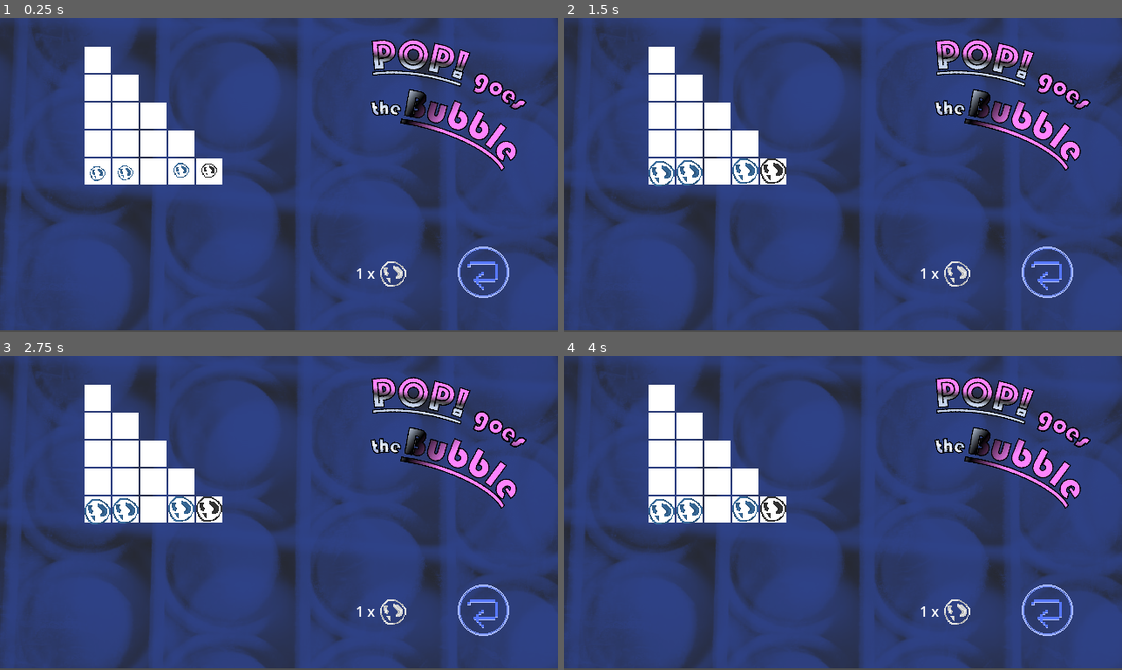
Above: before the commit, frames 1-4 (two rows, left to right).
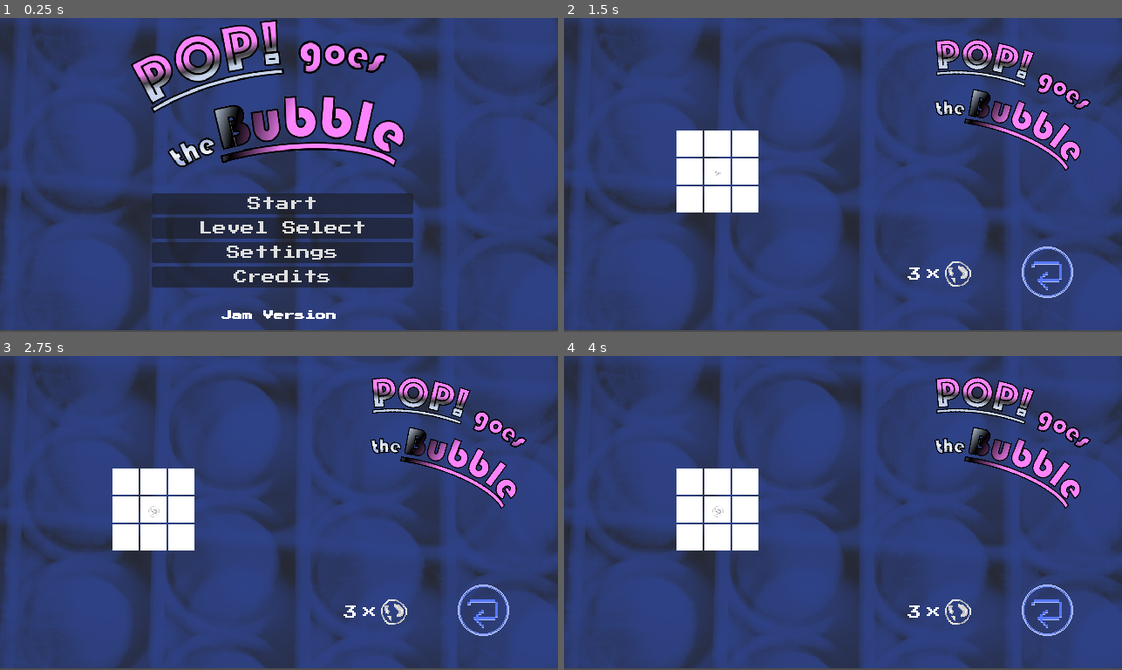
Above: after the commit, the same moments.

Repository: kaiec/ggj25-bubble-game
Game: Godot game, scene res://gamemanager/gamemanager.tscn
Two runs of this game, one before a commit and one after it. Both use one fixed random seed, a clock stepped at 60 frames per second and the inputs below.
Inputs (mouse positions are in pixels of both pictures, inside the frame that each line leads up to):
- Up to frame 1 (0.25 s): no input
- Up to frame 2 (1.5 s): click (848, 203) at 0.5 s, where only the run after the commit has a clickable "Start"; click (843, 294) at 1.25 s, where only the run after the commit has a clickable "Continue"
- Up to frame 3 (2.75 s): tap Enter at 2 s; move the mouse to (401, 497) at 2.02 s; hold D (move_right) from 2.03 s (still down); click (401, 497) at 2.1 s
- Up to frame 4 (4 s): move the mouse to (731, 528) at 2.77 s; release D (move_right) at 2.78 s; hold S (move_down) 2.78-3.53 s; click (731, 528) at 2.85 s; move the mouse to (898, 443) at 3.52 s; hold D (move_right) from 3.53 s (still down); click (898, 443) at 3.6 s

The runs differ from the first frame. In frame 1, 31% of the frame differs, in the area x 15-95%, y 0-96%; in frame 2, 5.1%; in frame 3, 5.1%; in frame 4, 5.1%.

Commit message:
something

Diff:
--- a/bubble/basic_bubble.gd
+++ b/bubble/basic_bubble.gd
@@ -11,7 +11,7 @@
 @export var size: int = 1:
 	set(value):
 		var old_value = size
-		print("Size changed ", size, " -> ", value, " (", self, ")")
+		#print("Size changed ", size, " -> ", value, " (", self, ")")
 		size = value
 		if sprite:
 			sprite.region_rect.position.x = (size-1)*32
@@ -29,7 +29,7 @@
 
 		if !engine:
 			engine = get_parent().get_parent().find_child("BubbleEngine")
-			print(engine)
+			#print(engine)
 		return engine
 
 var cell : Vector2i = Vector2i(-1, -1):
@@ -56,14 +56,14 @@
 func spawn_animation():
 	if Engine.is_editor_hint(): return
 
-	print("Spawn animation start: ", self)
+	#print("Spawn animation start: ", self)
 	play_inflate_sound()
 	scale = Vector2(0,0)
 	show()
 	var tween = create_tween().set_trans(Tween.TRANS_BOUNCE).set_ease(Tween.EASE_OUT_IN)
 	tween.tween_property(self, "scale", Vector2(1,1), animation_time)
 	await tween.finished
-	print("Spawn animation finished: ", self)
+	#print("Spawn animation finished: ", self)
 
 func burst():
 	if Engine.is_editor_hint(): return
--- a/bubble/bubble.gd
+++ b/bubble/bubble.gd
@@ -23,7 +23,7 @@
 
 	if bursting:
 		return
-	print("Burst start at ", cell)
+	#print("Burst start at ", cell)
 	var tween = create_tween().set_ease(Tween.EASE_OUT).set_parallel()
 	for proj in projectiles:
 		proj.show()
@@ -59,4 +59,4 @@
 				new_bubble.modulate = modulate
 				new_bubbles.append(new_bubble.spawn_animation)
 	await Co.await_all(new_bubbles)
-	print("Burst ended at ", cell)
+	#print("Burst ended at ", cell)
--- a/bubble/bubble_engine.gd
+++ b/bubble/bubble_engine.gd
@@ -39,7 +39,7 @@
 
 var state : State:
 	set(new_state):
-		print("State change ", state, " -> ", new_state)
+		#print("State change ", state, " -> ", new_state)
 		if state:
 			state.exit_state()
 		state = new_state
--- a/bubble/gui.gd
+++ b/bubble/gui.gd
@@ -18,7 +18,7 @@
 
 
 func set_remaining_bubbles(amount : int):
-	$Label.text = str(amount) + " x "
+	$Label.text = str(amount)
 
 var animation_duration = 0.1
 func play_clicks_error():
--- a/bubble/gui.tscn
+++ b/bubble/gui.tscn
@@ -1,8 +1,9 @@
-[gd_scene load_steps=5 format=3 uid="uid://ckmaf8g03oxh"]
+[gd_scene load_steps=6 format=3 uid="uid://ckmaf8g03oxh"]
 
 [ext_resource type="Texture2D" uid="uid://dqbvfnx3sxax2" path="res://bubble/assets/NameTextTransparent.png" id="1_ejnqp"]
 [ext_resource type="Script" path="res://bubble/gui.gd" id="1_i6uln"]
 [ext_resource type="Texture2D" uid="uid://eypacur02wkl" path="res://bubble/assets/reset-button.png" id="2_ylaur"]
+[ext_resource type="Theme" uid="uid://hheneshfv1b2" path="res://ui/themes/your_theme.tres" id="4_0bsop"]
 [ext_resource type="Texture2D" uid="uid://bfmnb6b5tu2kl" path="res://bubble/assets/bubbleSprites.png" id="4_k8b8a"]
 
 [node name="GUI" type="Node2D"]
@@ -22,16 +23,27 @@
 texture_normal = ExtResource("2_ylaur")
 
 [node name="Label" type="Label" parent="."]
-offset_left = 408.0
-offset_top = 281.0
-offset_right = 448.0
-offset_bottom = 304.0
-text = "0 x "
+offset_left = 346.0
+offset_top = 286.0
+offset_right = 410.0
+offset_bottom = 309.0
+theme = ExtResource("4_0bsop")
+text = "0"
+horizontal_alignment = 2
 
 [node name="Bubble" type="Sprite2D" parent="."]
-position = Vector2(451, 293)
+position = Vector2(452, 293)
 texture = ExtResource("4_k8b8a")
 region_enabled = true
 region_rect = Rect2(64, 0, 32, 32)
 
+[node name="Label2" type="Label" parent="."]
+offset_left = 416.0
+offset_top = 284.0
+offset_right = 456.0
+offset_bottom = 307.0
+theme = ExtResource("4_0bsop")
+text = "x
+"
+
 [connection signal="pressed" from="TextureButton" to="." method="_on_texture_button_pressed"]
--- a/bubble/projectile.gd
+++ b/bubble/projectile.gd
@@ -13,9 +13,9 @@
 func spawn_animation():
 	if Engine.is_editor_hint(): return # TODO not sure if needed
 
-	print("Spawn animation start: ", self)
+	#print("Spawn animation start: ", self)
 	show()
-	print("Spawn animation finished: ", self)
+	#print("Spawn animation finished: ", self)
 
 
 func burst():
@@ -31,7 +31,7 @@
 	var c = cell + direction
 	var bubble = engine.get_bubble(c)
 	if bubble and not bubble in engine.to_be_burst:
-		print("Class: ", bubble.class_type)
+		#print("Class: ", bubble.class_type)
 		if bubble.class_type == "Projectile":
 			bubble.queue_free()
 			# Check if we are diagonal
--- a/bubble/state_machine/check_win.gd
+++ b/bubble/state_machine/check_win.gd
@@ -7,6 +7,7 @@
 func enter_state():
 	# Win Condition: No more goal bubbles
 	# TODO: What about lost games?
+	print(get_tree().get_nodes_in_group("goal"))
 	if get_tree().get_nodes_in_group("goal").is_empty():
 		engine.state = finish
 		return
--- a/gamemanager/gamemanager.tscn
+++ b/gamemanager/gamemanager.tscn
@@ -14,9 +14,7 @@
 [node name="Gamemanager" type="Node"]
 process_mode = 3
 script = ExtResource("1_htktm")
-max_level = 8
-bypass = true
-jump_to_level = 2
+max_level = 7
 
 [node name="BackgroundSixFortyThreeSixty" type="Sprite2D" parent="."]
 modulate = Color(0.076, 0.2242, 0.76, 0.521569)
